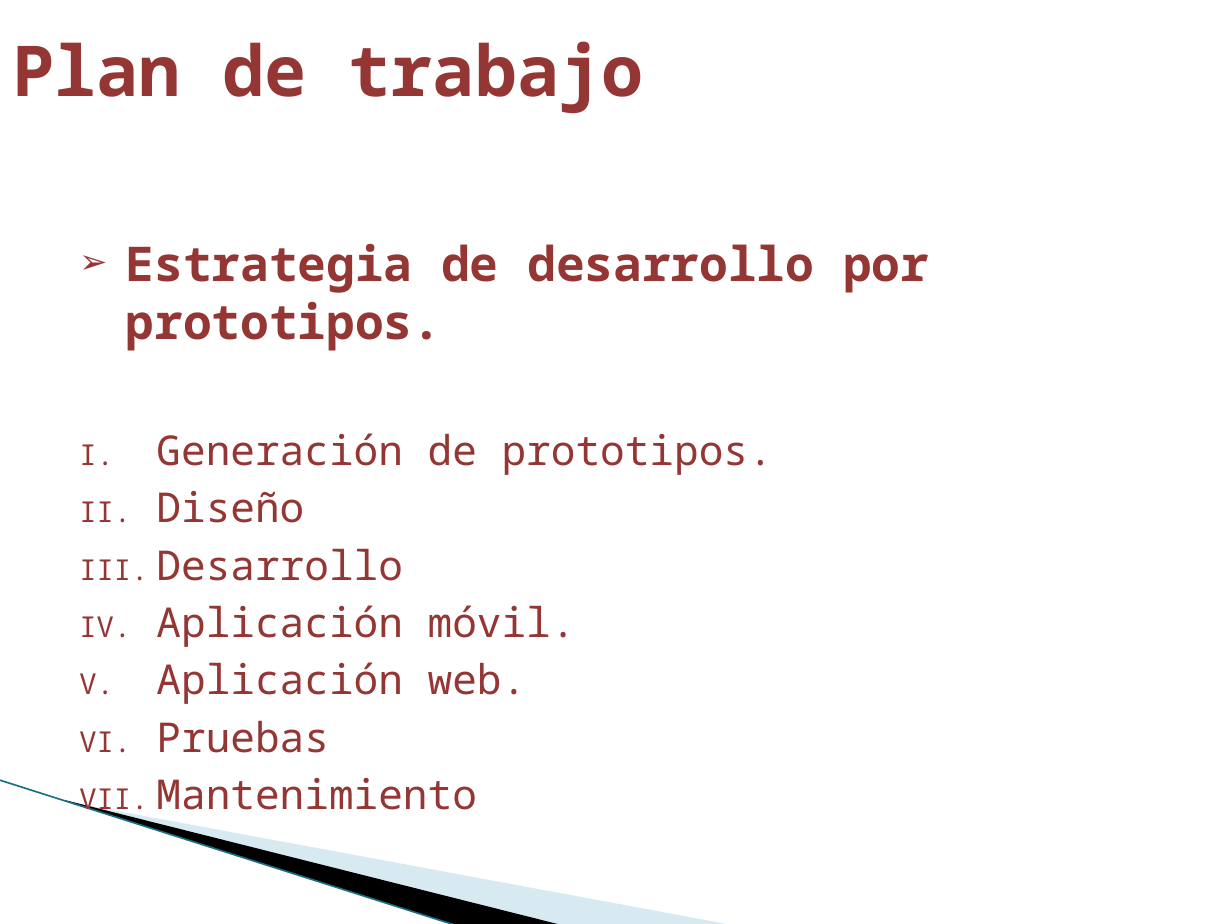
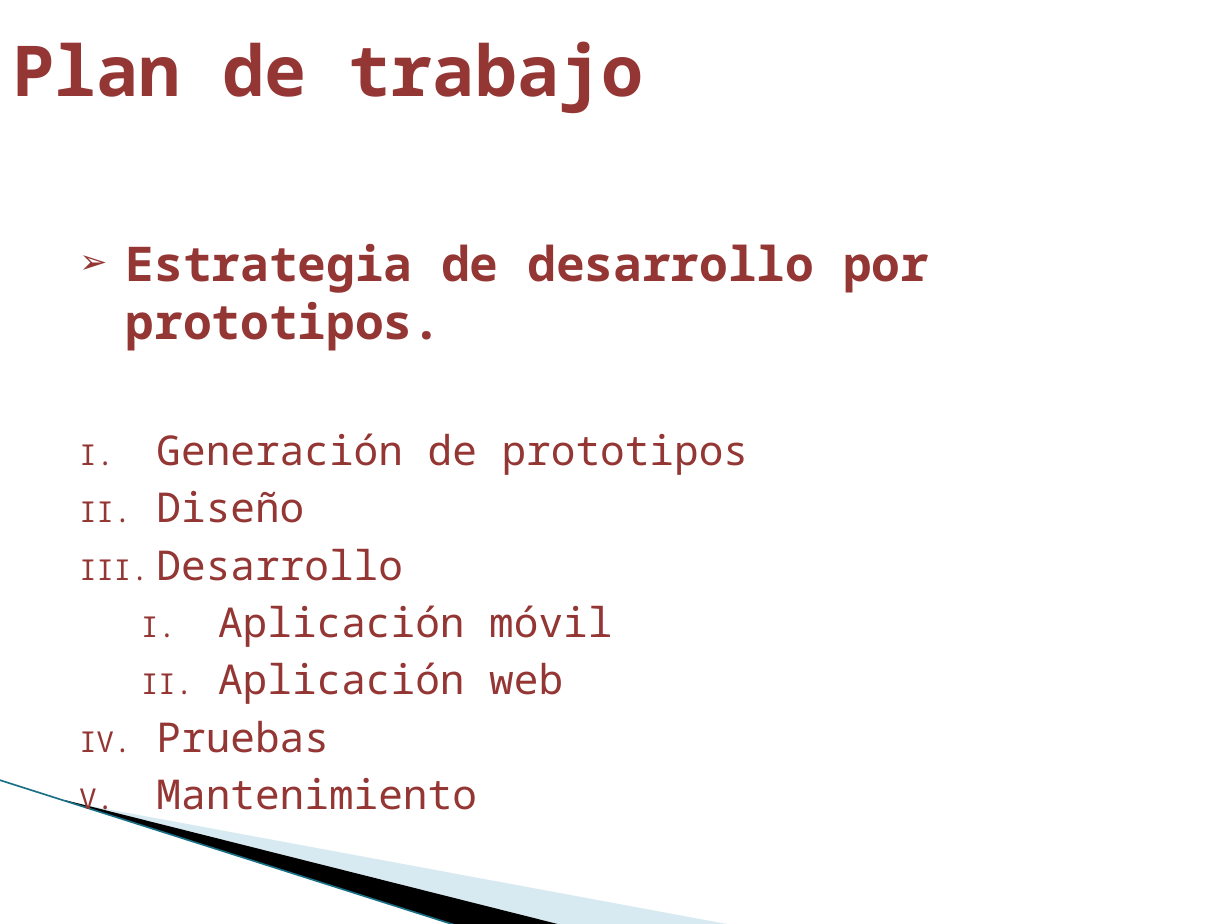
Before and after one commit to francisco-alamillo/ProyectoNutricion, a slide deck: slide 8 of Documentacion/UPIIZ_PTLL_PresentaciónAprobaciónProyecto.pptx. Drawn at 1232x924 pixels with LibreOffice and Linux fonts; fonts in the diff are those of the drawing; background and template pictures are left out. Boxes give left, top, right and bottom in pixels: in the first picture for what was removed or moved away, otherwise in the second. Text is boxed around its words. In the diff, an @@ line names an element or a change of style, - is before the commit and + after.

```diff
--- a/Documentacion/UPIIZ_PTLL_PresentaciónAprobaciónProyecto.pptx
+++ b/Documentacion/UPIIZ_PTLL_PresentaciónAprobaciónProyecto.pptx
@@ text at (156,433,748,475): text changed @@
-I. Generación de prototipos.
+I. Generación de prototipos
@@ text at (218,605,612,704): text changed @@
-IV. Aplicación móvil.
-V. Aplicación web.
+  I. Aplicación móvil
+  II. Aplicación web
```
Also in this commit, not shown: 3 other slides changed.
